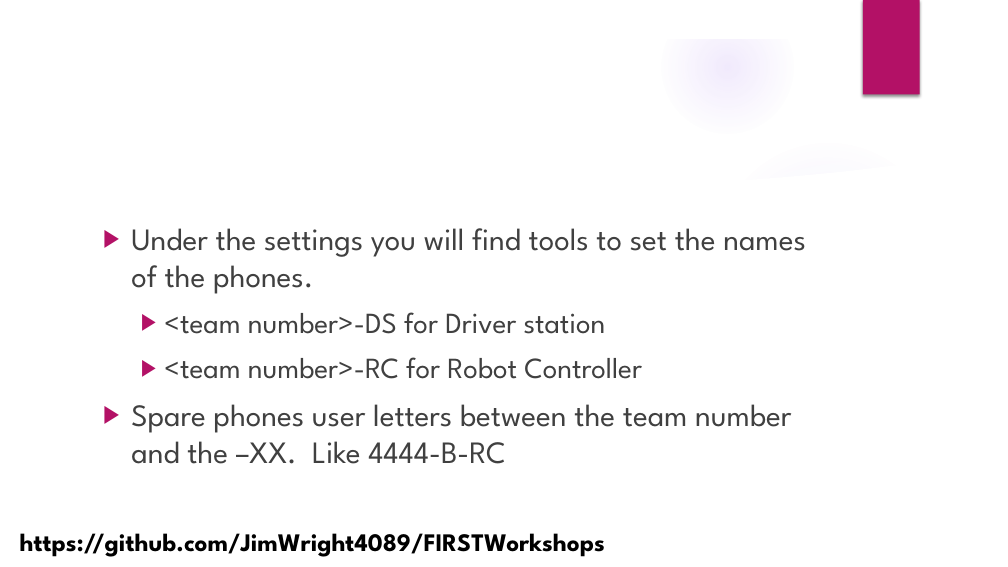
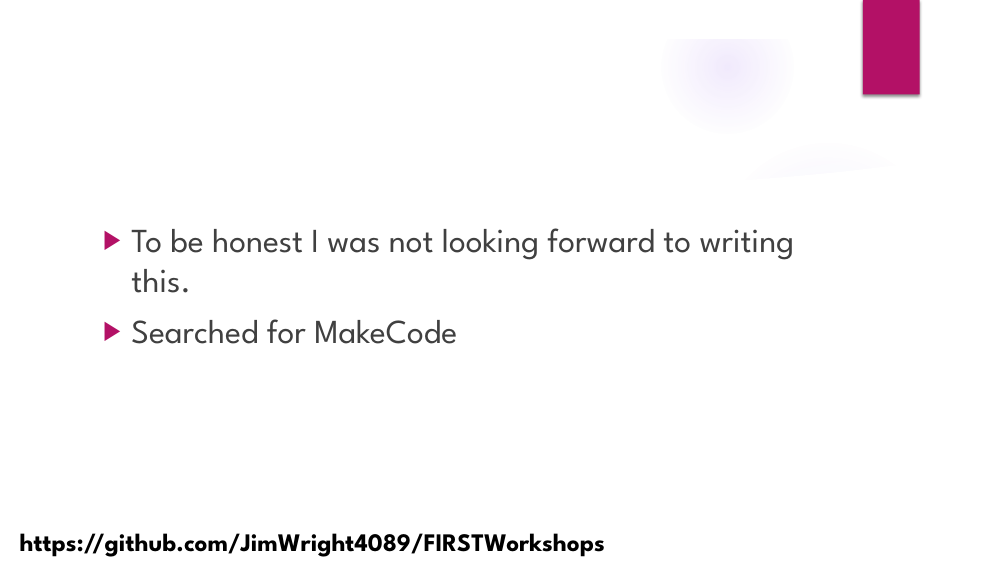
Before and after one commit to JimWright4089/FIRSTWorkshops, a slide deck: slide 8 of FLL/2018/The Others.pptx. Drawn at 1008x567 pixels with LibreOffice and Linux fonts; fonts in the diff are those of the drawing; background and template pictures are left out. Boxes give left, top, right and bottom in pixels: in the first picture for what was removed or moved away, otherwise in the second. Text is boxed around its words. In the diff, an @@ line names an element or a change of style, - is before the commit and + after.

```diff
--- a/FLL/2018/The Others.pptx
+++ b/FLL/2018/The Others.pptx
@@ text at box(131, 228, 795, 344): text changed; size 29.6 to 32 pt @@
-▶ Under the settings you will find tools to set the names of the phones.
-  ▶ <team number>-DS for Driver station
-  ▶ <team number>-RC for Robot Controller
-▶ Spare phones user letters between the team number and the –XX. Like 4444-B-RC
+▶ To be honest I was not looking forward to writing this.
+▶ Searched for MakeCode
```
Also in this commit, not shown: 8 other slides changed, 4 slides added, 4 slides removed.
